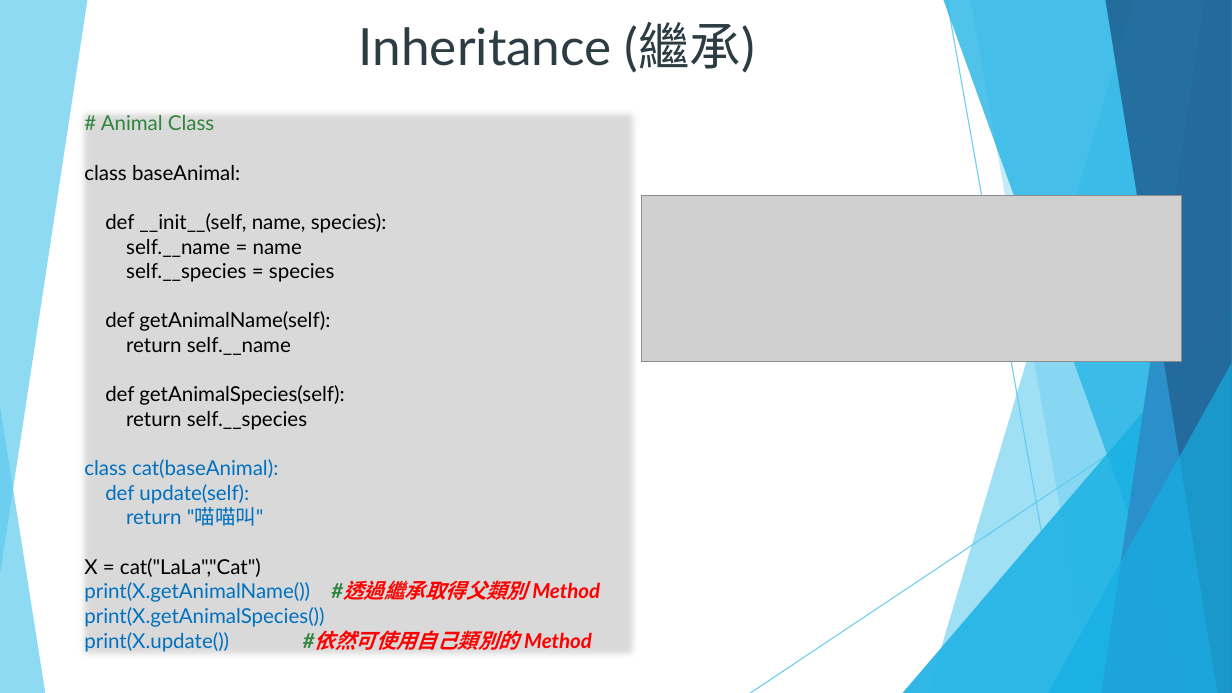
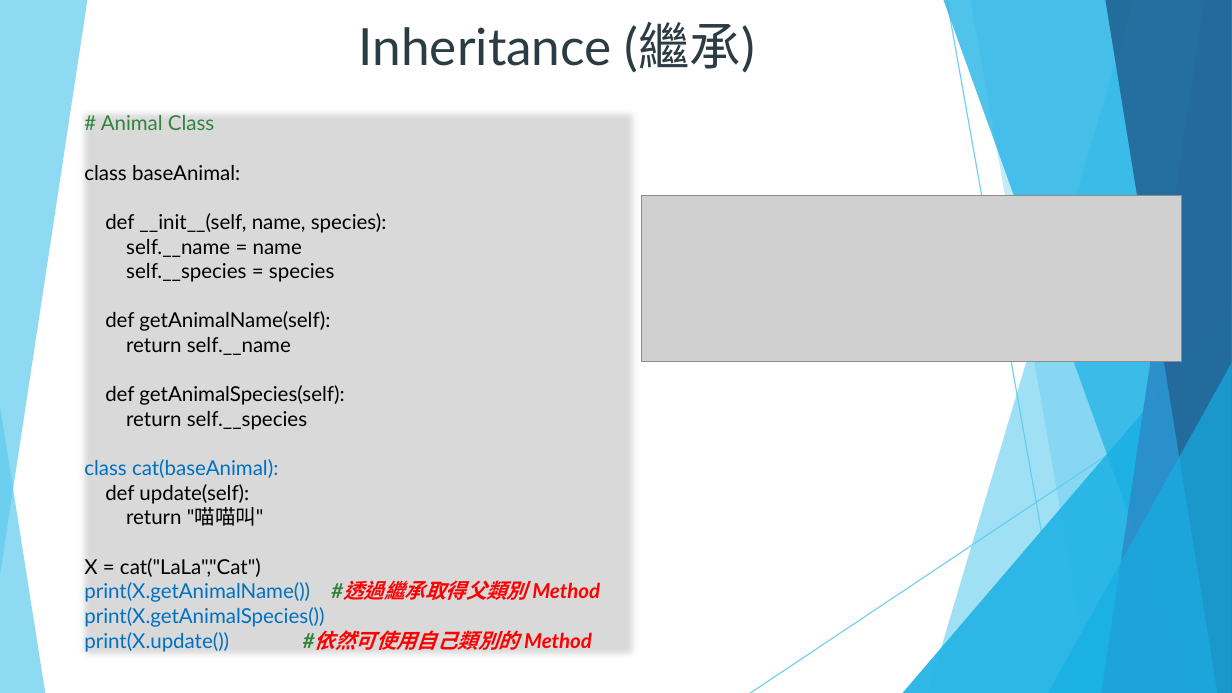
Before and after one commit to DavidChu0424/PythonIntroduction, a slide deck: slide 90 of Python Introduction.pptx (slide 89 before the commit). Drawn at 1232x693 pixels with LibreOffice and Linux fonts; fonts in the diff are those of the drawing; grey boxes stand for pictures. Boxes give left, top, right and bottom in pixels: in the first picture for what was removed or moved away, otherwise in the second. Text is boxed around its words. In the diff, an @@ line names an element or a change of style, - is before the commit and + after.

```diff
--- a/Python Introduction.pptx
+++ b/Python Introduction.pptx
@@ text at <box>105,484,264,526</box>: text colour #0070C0 to #000000 in "def update(self):", "return "喵喵叫"" @@
```
Also in this commit, not shown: 2 slides added.
